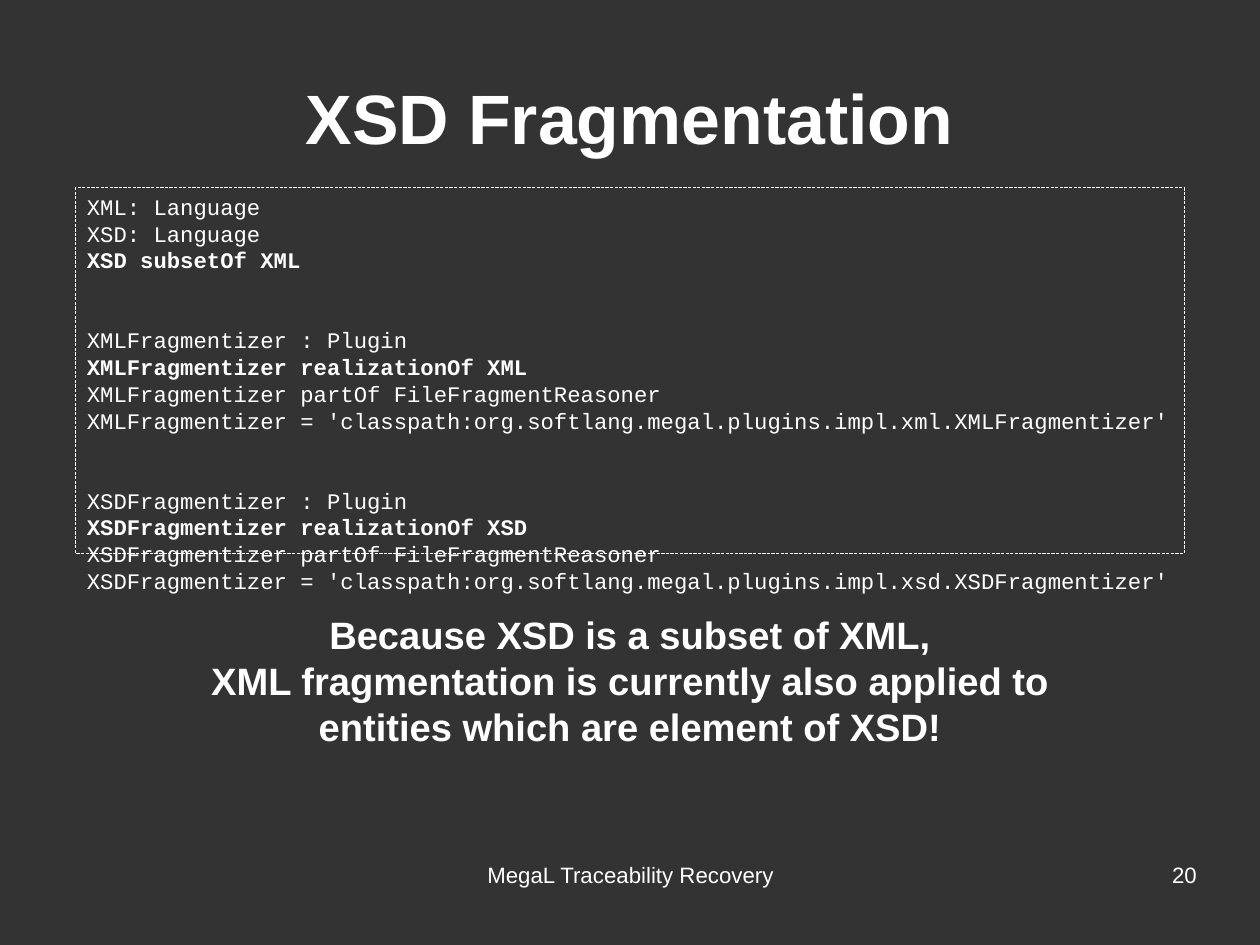
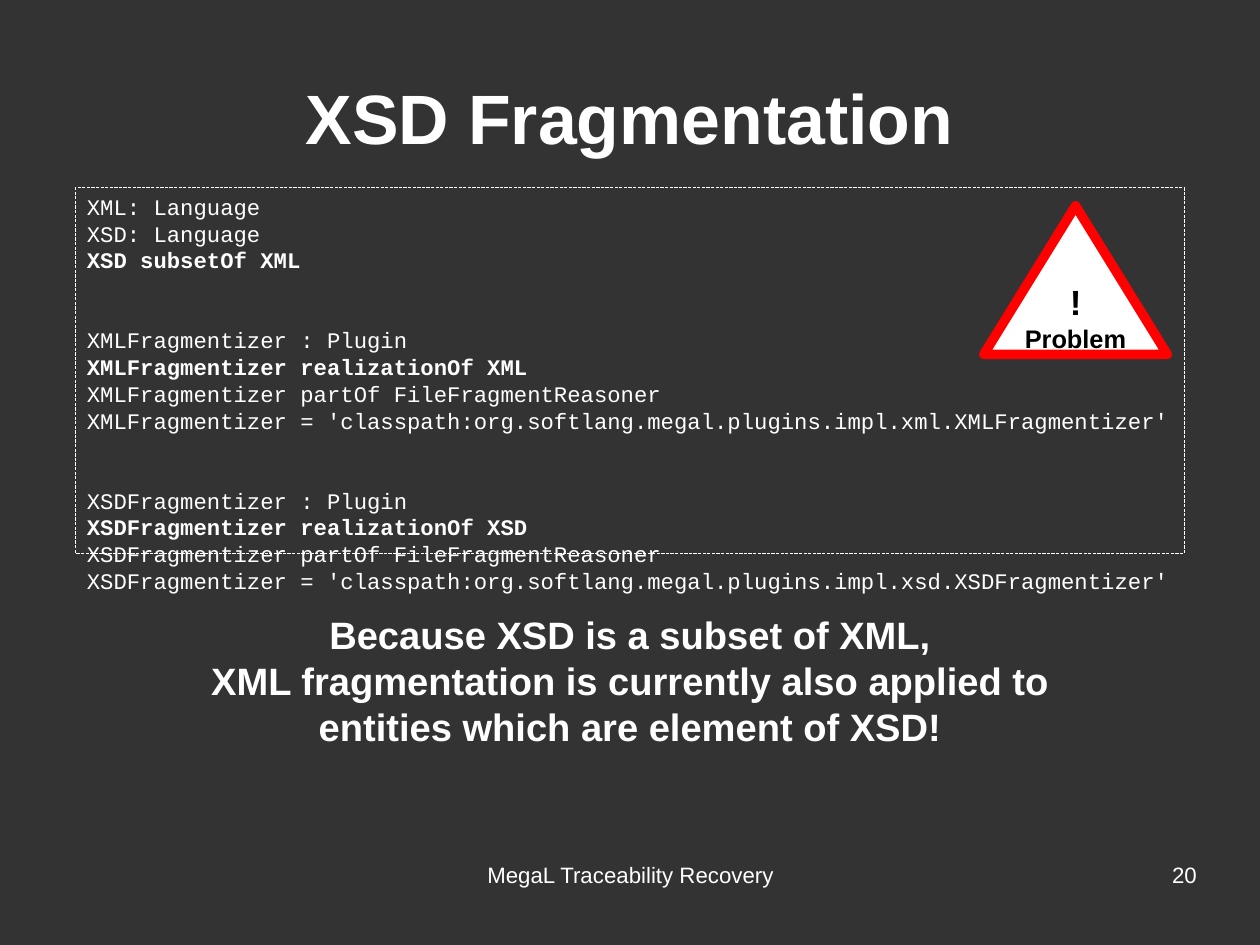
Before and after one commit to hayasam/megal-tr, a slide deck: slide 20 of slides/meeting-2016-06-28/meeting-2016-06-28.odp. Drawn at 1260x945 pixels with LibreOffice and Linux fonts; fonts in the diff are those of the drawing. Boxes give left, top, right and bottom in pixels: in the first picture for what was removed or moved away, otherwise in the second. Text is boxed around its words. In the diff, an @@ line names an element or a change of style, - is before the commit and + after.

```diff
--- a/slides/meeting-2016-06-28/meeting-2016-06-28.odp
+++ b/slides/meeting-2016-06-28/meeting-2016-06-28.odp
@@ triangle added at [984, 206, 1167, 354], fill #FFFFFF, outline #FF0000 6.01 pt, 16 pt, text #000000, bold @@
+!
+Problem
```
Also in this commit, not shown: 5 other slides changed, 2 slides added, 1 other file.
